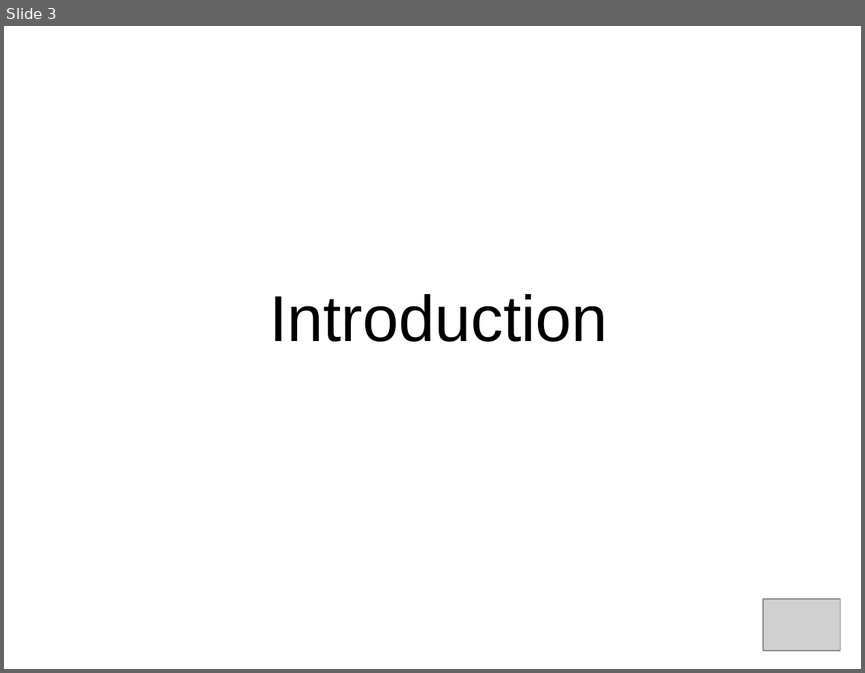
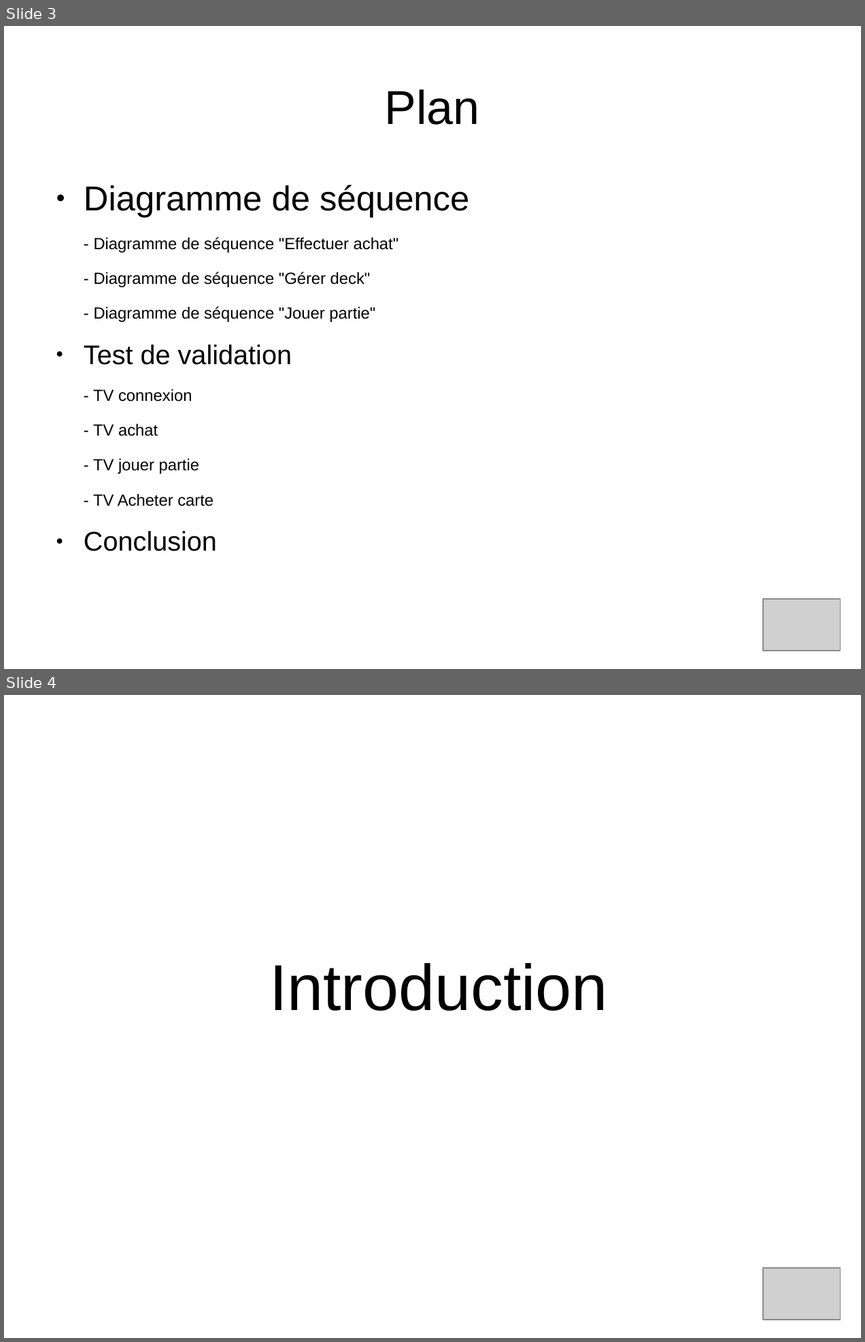
Before and after one commit to Shaolans/StoneHearth_SnowStorm, a slide deck: Presentation/presentation_IL.odp. Shown one above the other, each under a label of ours: slide 3 before the commit, slides 3 and 4 after it. The pictures are 865x673 and 865x1342 pixels, drawn with LibreOffice and Linux fonts; fonts in the diff are those of the drawing; grey boxes stand for pictures. Boxes give left, top, right and bottom in pixels: in the first picture for what was removed or moved away, otherwise in the second. Text is boxed around its words. In the diff, an @@ line names an element or a change of style, - is before the commit and + after.

Commit message:
Add files via upload
add slides with SO parts
add SO slides pictures

```diff
--- a/Presentation/presentation_IL.odp
+++ b/Presentation/presentation_IL.odp
@@ slide 3 added at [4, 26, 861, 669], background #FFFFFF @@
@@ title added at [385, 89, 480, 125], 44 pt, text #000000 @@
+Plan
@@ text added at [84, 184, 469, 551], 15 pt, text #000000 @@
+● Diagramme de séquence
+- Diagramme de séquence "Effectuer achat"
+- Diagramme de séquence "Gérer deck"
+- Diagramme de séquence "Jouer partie"
+● Test de validation
+- TV connexion
+- TV achat
+- TV jouer partie
+- TV Acheter carte
+● Conclusion
@@ picture added at [763, 599, 840, 651] @@
@@ what was slide 3 is now slide 4 @@
```
Also in this commit, not shown: 5 slides changed, 17 other slides added, 3 slides removed, 14 other files.
